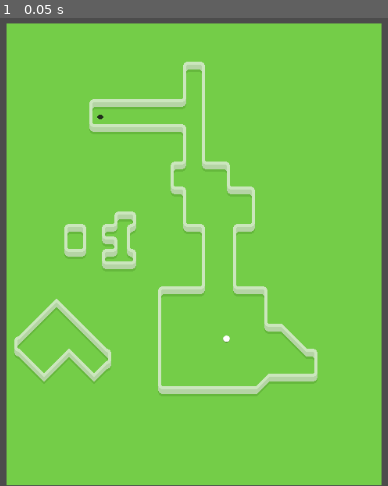
Above: before the commit, frame 1.
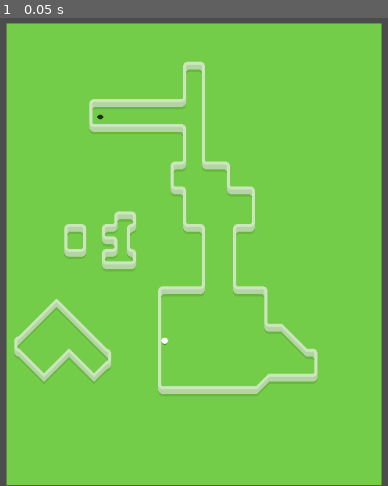
Above: after the commit, the same moment.

Repository: anthonyec/210810_godot_golf_game
Game: Godot game, scene res://test_tile_map.tscn
The game is run twice, just before and just after one commit, with the same random seed, the same clock (stepped at 60 frames per second) and the same inputs.
Inputs:
- Up to frame 1 (0.05 s): no input

The runs differ from the first frame. In frame 1, less than 0.1% of the frame differs, in the area x 41-60%, y 67-70%.

Commit message:
Fix infinite bounces and change bounce signal args

Diff:
--- a/ball/ball.gd
+++ b/ball/ball.gd
@@ -1,9 +1,7 @@
 extends KinematicBody2D
 
 signal stopped_moving
-
-# TODO: Rename dot product var to something that makes more sense, direct_hit-ness?
-signal bounced(speed, normalized_dot_product)
+signal bounced(speed, direction, hit_normal)
 
 # TODO: Rename hitted signal to hit
 signal hitted(power)
@@ -15,20 +13,23 @@
 var velocity: Vector2 = Vector2.ZERO;
 
 func _process(delta):
+	var velocity_is_not_zero = velocity != Vector2.ZERO
+	var velocity_mag = velocity.abs().length()
+	var velocity_under_stop_bias = velocity_mag < stop_bias_for_velocity
+
+	if velocity_is_not_zero && velocity_under_stop_bias:
+		velocity = Vector2.ZERO
+		emit_signal("stopped_moving")
+
 	var collision: KinematicCollision2D = move_and_collide(velocity)
 
-	if collision:
+	## Check for velocity to stop infinite bounces happening when touching a
+	## wall and not moving.
+	if collision && !velocity_under_stop_bias:
 		velocity = velocity.bounce(collision.normal) * bounce_reduction;
-		emit_signal("bounced", velocity.length(), velocity.normalized().dot(collision.normal))
+		emit_signal("bounced", velocity.length(), velocity.normalized(), collision.normal)
 
 	velocity *= friction
-
-	var velocity_is_zero = velocity != Vector2.ZERO
-	var velocity_mag = velocity.abs().length()
-
-	if velocity_is_zero && velocity_mag < stop_bias_for_velocity:
-		velocity = Vector2.ZERO
-		emit_signal("stopped_moving")
 
 func hit(direction: Vector2, power: float):
 	velocity += direction * power
--- a/ball/ball_audio.gd
+++ b/ball/ball_audio.gd
@@ -8,7 +8,8 @@
 	ballHitSound.pitch_scale = rand_range(0.8, 1.3)
 	ballHitSound.play()
 
-func _on_ball_bounced(power: float, normalized_dot_product: float):
+func _on_ball_bounced(power: float, direction: Vector2, hit_normal: Vector2):
+	var normalized_dot_product = direction.dot(hit_normal)
 	print("bounced sound ", power, ", ", normalized_dot_product)
 
 	if normalized_dot_product < 0.2:
--- a/test_tile_map.tscn
+++ b/test_tile_map.tscn
@@ -17,6 +17,7 @@
 tile_data = PoolIntArray( 0, 11, 0, 1, 11, 0, 2, 11, 0, 3, 11, 0, 4, 11, 0, 5, 11, 0, 6, 11, 0, 7, 11, 0, 8, 11, 0, 9,  …(16740 unchanged characters)…
 
 [node name="Ball" parent="." instance=ExtResource( 2 )]
-position = Vector2( 281.213, 404.128 )
+position = Vector2( 201.838, 406.647 )
 
 [node name="HitBallControl" parent="." instance=ExtResource( 3 )]
+position = Vector2( 0, 0 )
